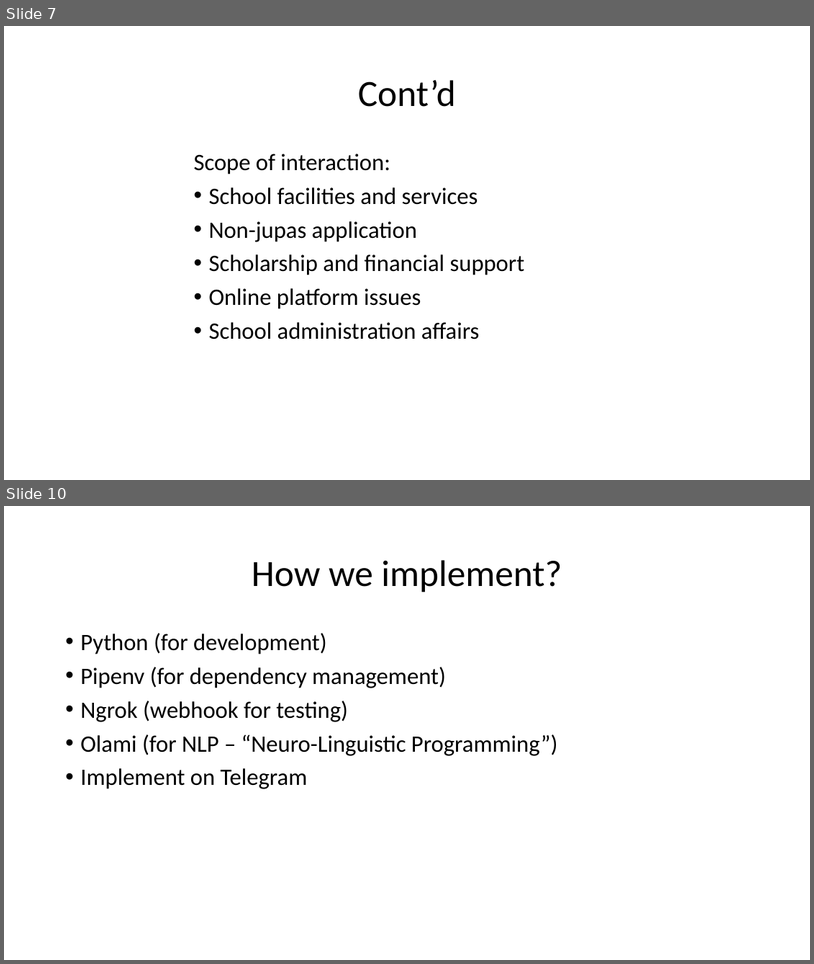
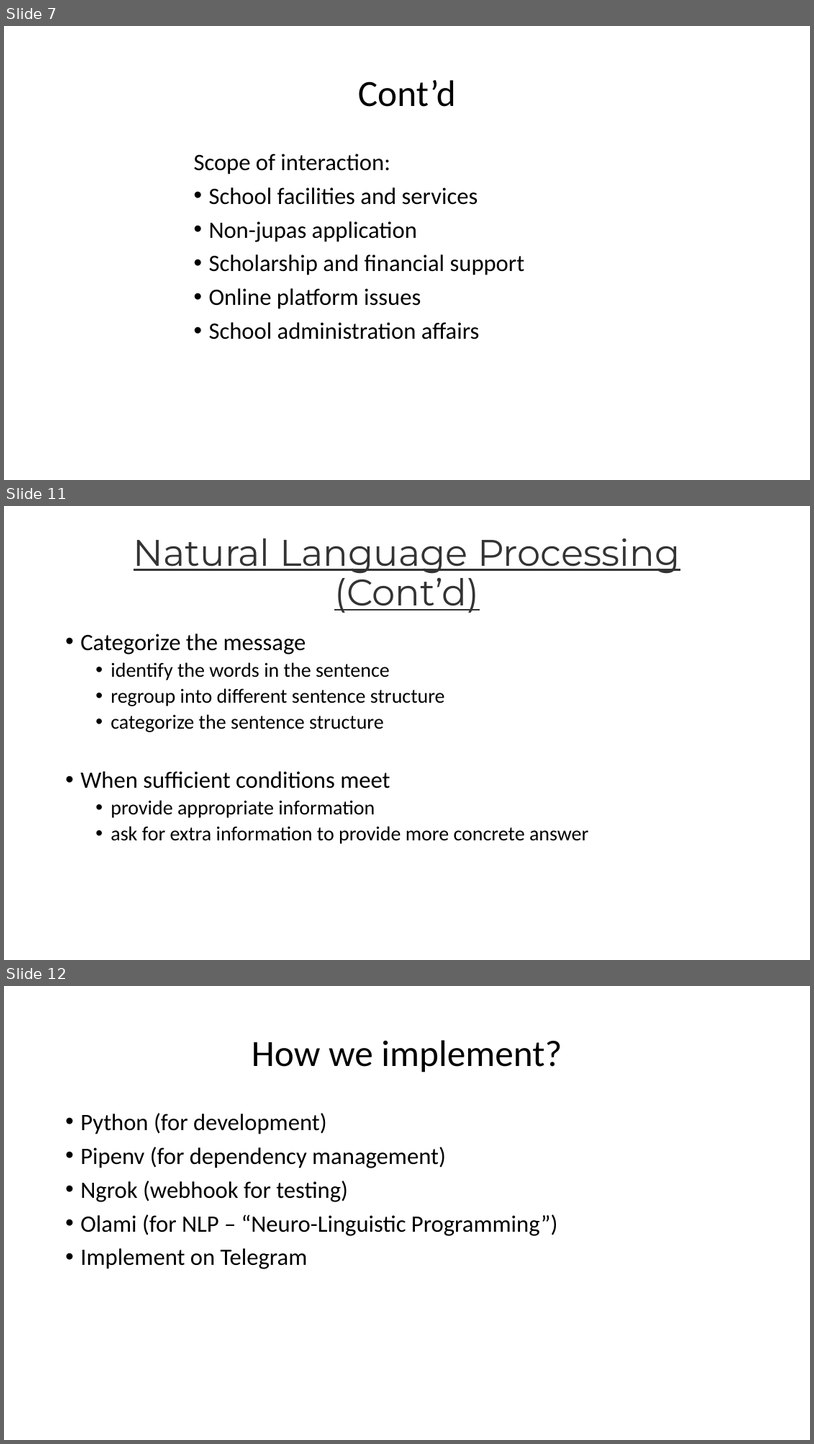
Before and after one commit to casey46ckc/Asso-yr2-FYP, a slide deck: fyp powerpoint/Fyp_revised_1.pptx. Shown one above the other, each under a label of ours: slides 7 and 10 before the commit, slides 7, 11 and 12 after it; the slides between them are not shown. The pictures are 814x964 and 814x1444 pixels, drawn with LibreOffice and Linux fonts; fonts in the diff are those of the drawing; background and template pictures are left out. Boxes give left, top, right and bottom in pixels: in the first picture for what was removed or moved away, otherwise in the second. Text is boxed around its words. In the diff, an @@ line names an element or a change of style, - is before the commit and + after.

```diff
--- a/fyp powerpoint/Fyp_revised_1.pptx
+++ b/fyp powerpoint/Fyp_revised_1.pptx
@@ slide 11 added at [4,506,810,960], background picture (left out) @@
@@ title added at [134,538,680,613], 44 pt, text #333333, underline @@
+Natural Language Processing (Cont’d)
@@ text added at [80,633,589,844], 24 pt, text #000000 @@
+• Categorize the message
+  • identify the words in the sentence
+  • regroup into different sentence structure
+  • categorize the sentence structure
+• When sufficient conditions meet
+  • provide appropriate information
+  • ask for extra information to provide more concrete answer
@@ what was slide 10 is now slide 12 @@
```
Also in this commit, not shown: 2 slides changed, 1 other slide added.
